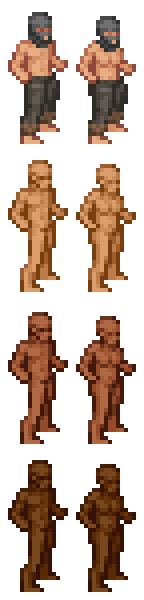
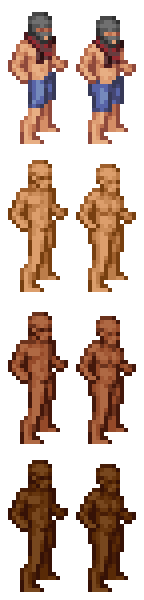
Layer changes from the first 144 x 600 image to the second:
showed "scarf" over (24, 32, 124, 68)
added layer "shorts_denim" above "jeans" over (28, 72, 124, 112)
hid "pants_fur" over (20, 72, 128, 136)
hid "skipants" over (20, 72, 128, 136)
